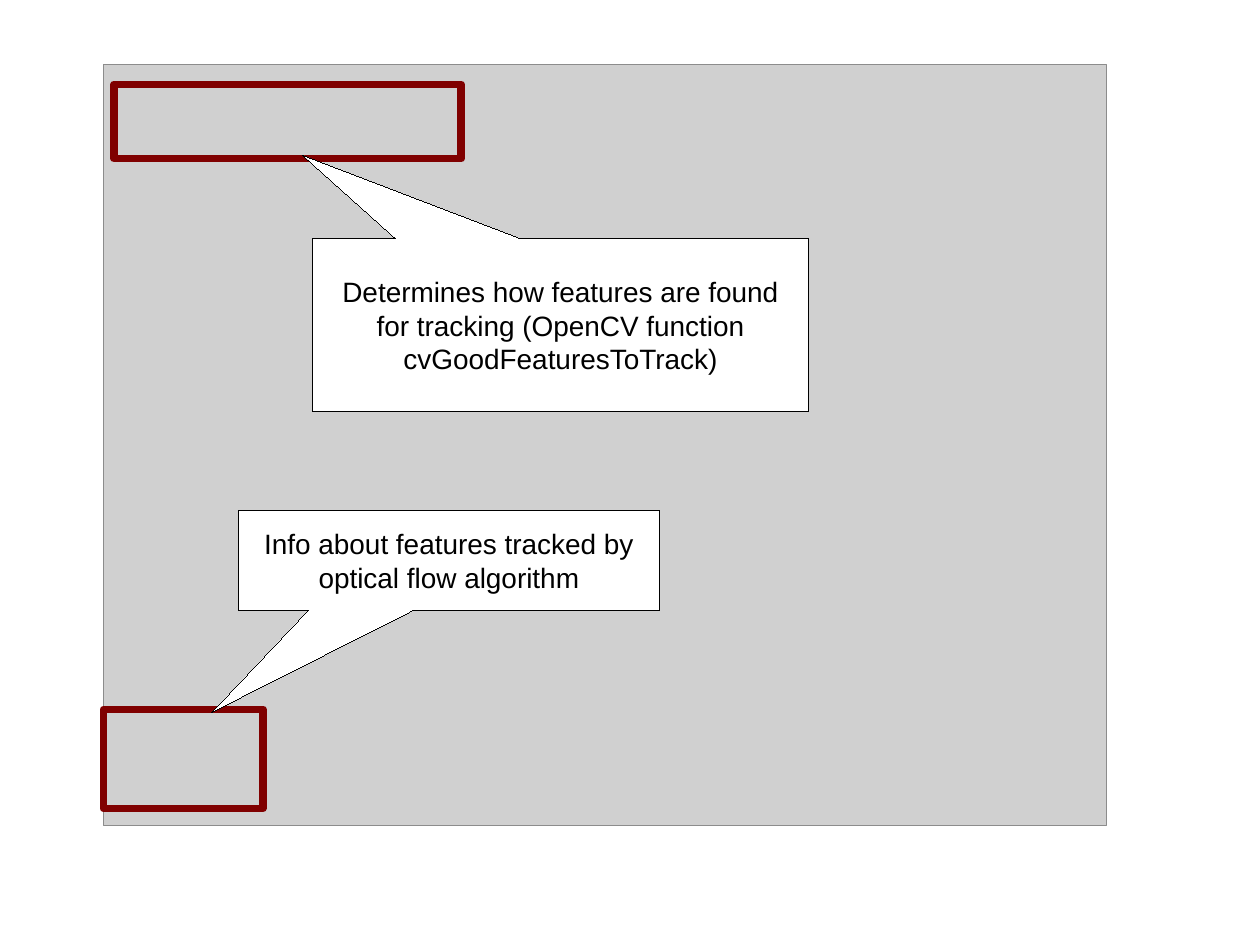
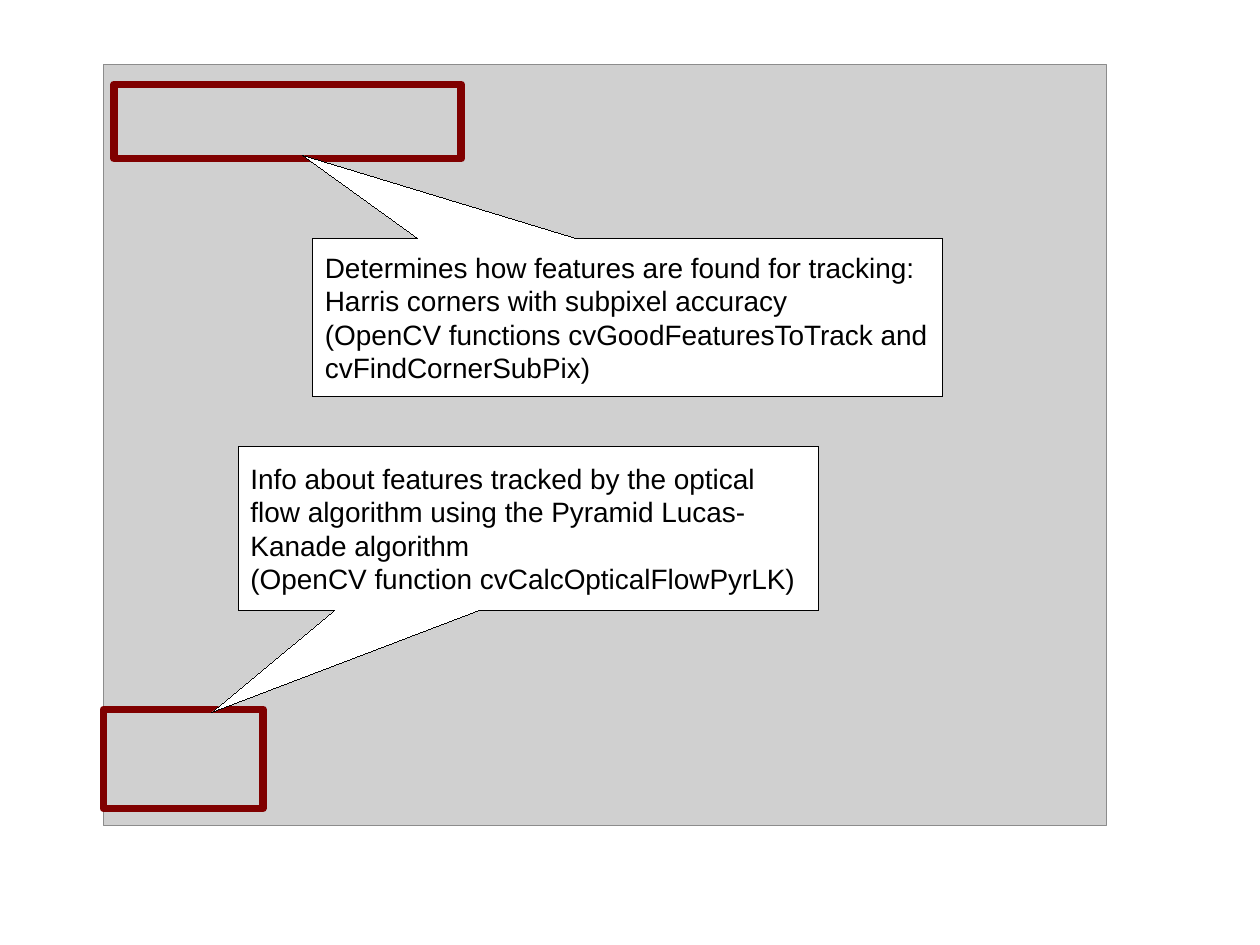
Before and after one commit to OmarHamdoun/drh-visual-odometry, a slide deck: slide 10 of Documentation/MonocularVisualOdometry.odp. Drawn at 1260x945 pixels with LibreOffice and Linux fonts; fonts in the diff are those of the drawing; grey boxes stand for pictures; background and template pictures are left out. Boxes give left, top, right and bottom in pixels: in the first picture for what was removed or moved away, otherwise in the second. Text is boxed around its words. In the diff, an @@ line names an element or a change of style, - is before the commit and + after.

```diff
--- a/Documentation/MonocularVisualOdometry.odp
+++ b/Documentation/MonocularVisualOdometry.odp
@@ speech box "Determines how features are found ...": place and size @@
-speech box "Determines how features are found ..." at bbox=[312, 238, 809, 412]
+speech box "Determines how features are found ..." at bbox=[312, 238, 942, 397]
@@ speech box "Determines how features are found ..." at bbox=[312, 238, 942, 397]: proportions changed @@
@@ text in speech box at bbox=[325, 257, 928, 384]: text changed @@
-Determines how features are found for tracking (OpenCV function cvGoodFeaturesToTrack)
+Determines how features are found for tracking: Harris corners with subpixel accuracy
+(OpenCV functions cvGoodFeaturesToTrack and cvFindCornerSubPix)
@@ speech box "Info about features tracked by ..." at bbox=[238, 446, 819, 610]: proportions changed @@
@@ speech box "Info about features tracked by ...": place and size @@
-speech box "Info about features tracked by ..." at bbox=[238, 512, 660, 611]
+speech box "Info about features tracked by ..." at bbox=[238, 446, 819, 610]
@@ text in speech box at bbox=[250, 468, 795, 594]: text changed @@
-Info about features tracked by optical flow algorithm
+Info about features tracked by the optical flow algorithm using the Pyramid Lucas-Kanade algorithm
+(OpenCV function cvCalcOpticalFlowPyrLK)
```
Also in this commit, not shown: 4 other slides changed.
